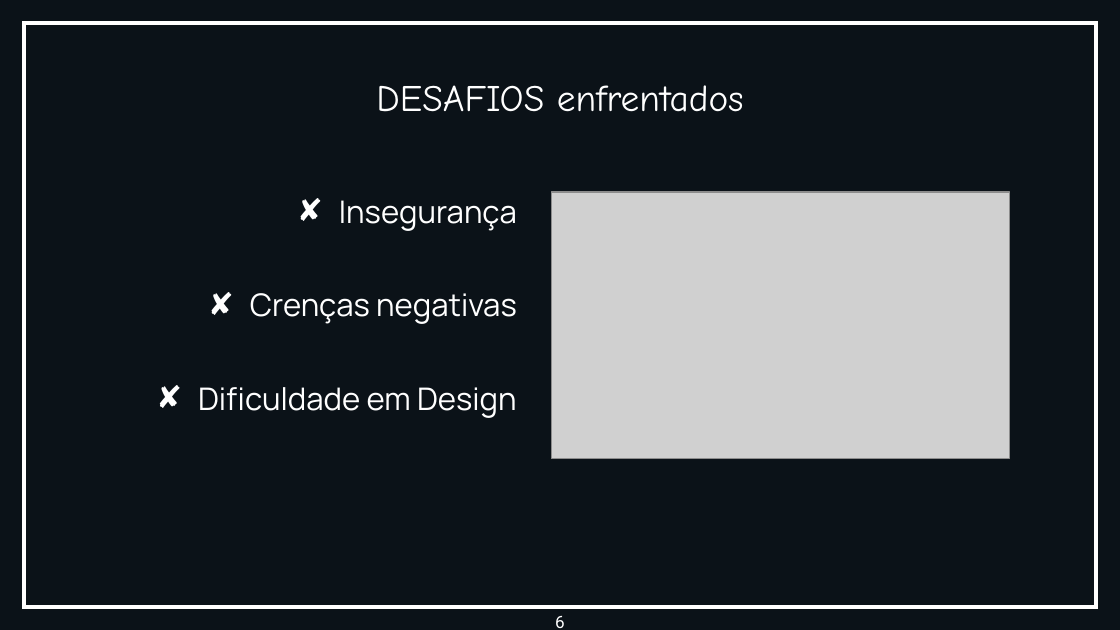
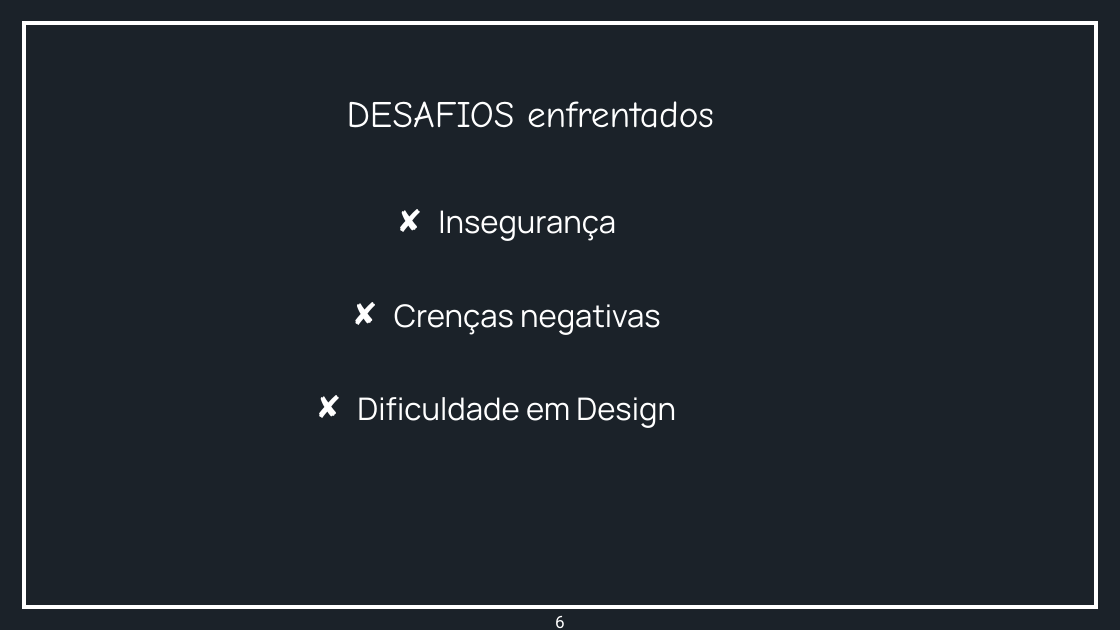
Before and after one commit to EnzoFBS/Projeto-EkMusic, a slide deck: slide 6 of Documentação - Roteiro/Apresentação.pptx. Drawn at 1120x630 pixels with LibreOffice and Linux fonts; fonts in the diff are those of the drawing; grey boxes stand for pictures; background and template pictures are left out; a plain dark background stands for a picture behind light text. Boxes give left, top, right and bottom in pixels: in the first picture for what was removed or moved away, otherwise in the second. Text is boxed around its words. In the diff, an @@ line names an element or a change of style, - is before the commit and + after.

```diff
--- a/Documentação - Roteiro/Apresentação.pptx
+++ b/Documentação - Roteiro/Apresentação.pptx
@@ background #111111 to picture (left out) @@
@@ text "DESAFIOS enfrentados": place and size @@
-text "DESAFIOS enfrentados" at [376, 85, 744, 112]
+text "DESAFIOS enfrentados" at [347, 101, 714, 128]
@@ text "Insegurança": place and size @@
-text "Insegurança" at [198, 200, 517, 418]
+text "Insegurança" at [357, 210, 676, 428]
@@ text "Insegurança" at [357, 210, 676, 428]: alignment right to centre; alignment right to left @@
@@ picture removed at [551, 192, 1009, 458] @@
```
Also in this commit, not shown: 4 other slides changed, 1 slide removed, 1 other file.
